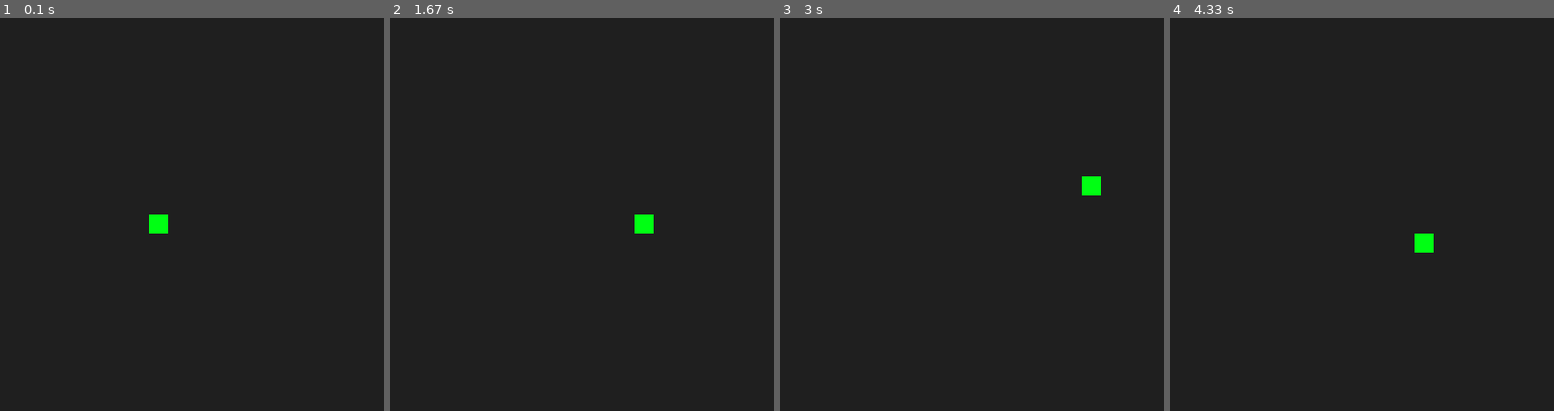
Above: before the commit, frames 1-4 (left to right).
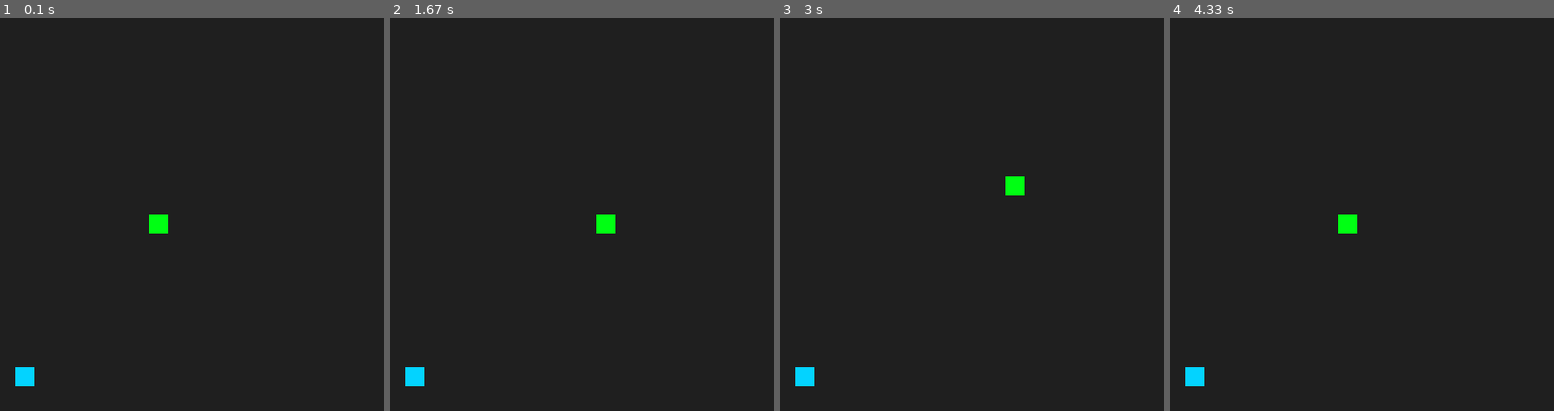
Above: after the commit, the same moments.

Repository: Filip-Kubecki/PythonProjects
Game: pygame game, started from SnakeWithPyGame/Main.py
Same seed, same stepped clock (60 frames per second), same inputs: the game is played once before the commit and once after it.
Inputs:
- Up to frame 1 (0.1 s): no input
- Up to frame 2 (1.67 s): hold Esc 0.33-0.8 s; hold D 0.33-0.8 s; hold Esc 0.83-1.3 s; hold D 0.83-1.3 s
- Up to frame 3 (3 s): hold W 1.83-2.3 s; hold D 2.33-2.8 s; hold A from 2.83 s (still down)
- Up to frame 4 (4.33 s): release A at 3.37 s; hold O 3.4-3.7 s; hold S 3.4-3.7 s; hold S 3.73-4.03 s; hold A from 4.07 s (still down)

The runs differ from the first frame. In frame 1, 0.2% of the frame differs, in the area x 3-9%, y 88-94%; in frame 2, 0.7%, in the area x 3-69%, y 50-94%; in frame 3, 0.7%; in frame 4, 0.7%.

Commit message:
Added: - wrapping snake on the boundaries of screen,

Diff:
--- a/SnakeWithPyGame/Apple.py
+++ b/SnakeWithPyGame/Apple.py
@@ -1,7 +1,15 @@
 import pygame
+import random
 from tools import Direction
 
 class Apple():
     def __init__(self):
-        self.color = "#ff0000"
-        self.rect = pygame.pygame.rect.Rect(-100, -100, 20, 20)
+        self.color = "#03d3ff"
+        self.rect = pygame.rect.Rect(10000, 10000, 20, 20)
+
+    def draw_apple(self, screen):
+        pygame.draw.rect(screen, self.color, self.rect)
+
+    def set_random_position(self, screen):
+        self.rect.x = random.randrange(0, screen.get_width(), 20)
+        self.rect.y = random.randrange(0, screen.get_height(), 20)
--- a/SnakeWithPyGame/Main.py
+++ b/SnakeWithPyGame/Main.py
@@ -2,6 +2,8 @@
 import pygame
 import math
 from Snake import Snake
+from PausedGameScreen import PausedGameScreen
+from Apple import Apple
 from tools import Direction
 
 # Pygame setup
@@ -12,44 +14,73 @@
 running = True
 
 # Snake object setup
-snake = Snake(screen.get_width() / 2, screen.get_height() / 2)
+snake = Snake(screen.get_width() // 2, (screen.get_height() // 2))
 
-# Apple rectangle
+# Apple object setup
+apple = Apple()
+apple.set_random_position(screen)
 
+# Pause screen
+pause_screen = PausedGameScreen(300, 400)
 
 # Game variables
 dt = 0
 counter = 0
+pause_game = False
+gameTick = 15
 
 
 # Main loop of game -------------------------------------------------------------------------
 while running:
-    # pygame.QUIT event means the user clicked X to close your window
+    # pygame.QUIT event means the user clicked X to close window
     for event in pygame.event.get():
+        if event.type == pygame.KEYDOWN:
+            if event.key == pygame.K_ESCAPE:
+                counter = 0
+                pause_game = not pause_game
         if event.type == pygame.QUIT:
             running = False
 
     # fill the screen with a color to wipe away anything from last frame
     screen.fill("#1f1f1f")
 
+    # Draw apple object
+    apple.draw_apple(screen)
+
     # Draw snake object
     snake.draw_snake(screen)
 
-    # Event on pressed WSAD keys
+    # display pause screen
+    if pause_game:
+        screen.blit(pause_screen,((screen.get_width()//2)-(pause_screen.get_width()//2), (screen.get_height()//2)-(pause_screen.get_height()//2)))
+        pause_screen.display(screen)
+
+    # Snake reacting to key events
     keys = pygame.key.get_pressed()
     snake.key_event(keys)
 
+    # Change pace of the game
+    if keys[pygame.K_p]:
+        gameTick = 60
+    elif keys[pygame.K_o]:
+        gameTick = 15
+
+
     # Update state of snake: position and directions of segments
-    if counter >= 15:
+    if counter >= gameTick:
         counter = 0
-        if keys[pygame.K_p]:
-          snake.add_segment()
-        snake.update()
+        if not pause_game:
+            snake.update(screen)
+
+    # Snake eats apple
+    if apple.rect.colliderect(snake.segments[0].rect):
+        snake.add_segment()
+        apple.set_random_position(screen)
+
+    counter += 1
 
     # Update everything on screen
     pygame.display.flip()
-
-    counter += 1
 
     # limits FPS to 60
     dt = clock.tick(60) / 1000
--- /dev/null
+++ b/SnakeWithPyGame/PausedGameScreen.py
@@ -0,0 +1,13 @@
+import pygame
+
+class PausedGameScreen(pygame.Surface):
+    def __init__(self, x, y):
+        super().__init__((x,y))
+        self.font = pygame.font.SysFont("Arial", 30)
+        self.text = self.font.render("Paused", False, "Black")
+
+        self.color = "#444444"
+        self.fill(self.color)
+
+    def display(self, screen):
+        self.blit(self.text, ((self.get_width()//2)-(self.text.get_width()//2),self.get_height()//2))
--- a/SnakeWithPyGame/Snake.py
+++ b/SnakeWithPyGame/Snake.py
@@ -20,18 +20,30 @@
         for segment in self.segments:
             segment.draw_segment(screen)
 
-    def update(self):
+    def update(self, screen):
         self.self_collision()
         for segment in self.segments:
             match segment.direction:
                 case Direction.UP:
-                    segment.rect.y -= 20
+                    if segment.rect.y <= 0:
+                        segment.rect.y = screen.get_height()-20
+                    else:
+                        segment.rect.y -= 20
                 case Direction.DOWN:
-                    segment.rect.y += 20
+                    if segment.rect.y >= screen.get_height()-20:
+                        segment.rect.y = 0
+                    else:
+                        segment.rect.y += 20
                 case Direction.LEFT:
-                    segment.rect.x -= 20
+                    if segment.rect.x <= 0:
+                        segment.rect.x = screen.get_width()-20
+                    else:
+                        segment.rect.x -= 20
                 case Direction.RIGHT:
-                    segment.rect.x += 20
+                    if segment.rect.x >= screen.get_width()-20:
+                        segment.rect.x = 0
+                    else:
+                        segment.rect.x += 20
         self.update_direction()
 
     def update_direction(self):
Not shown, added: .gitignore
